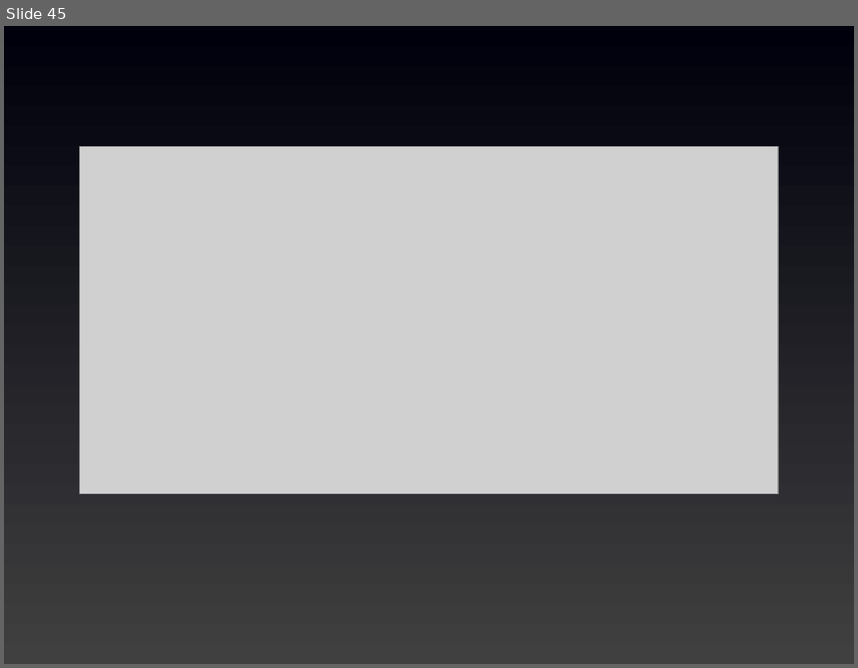
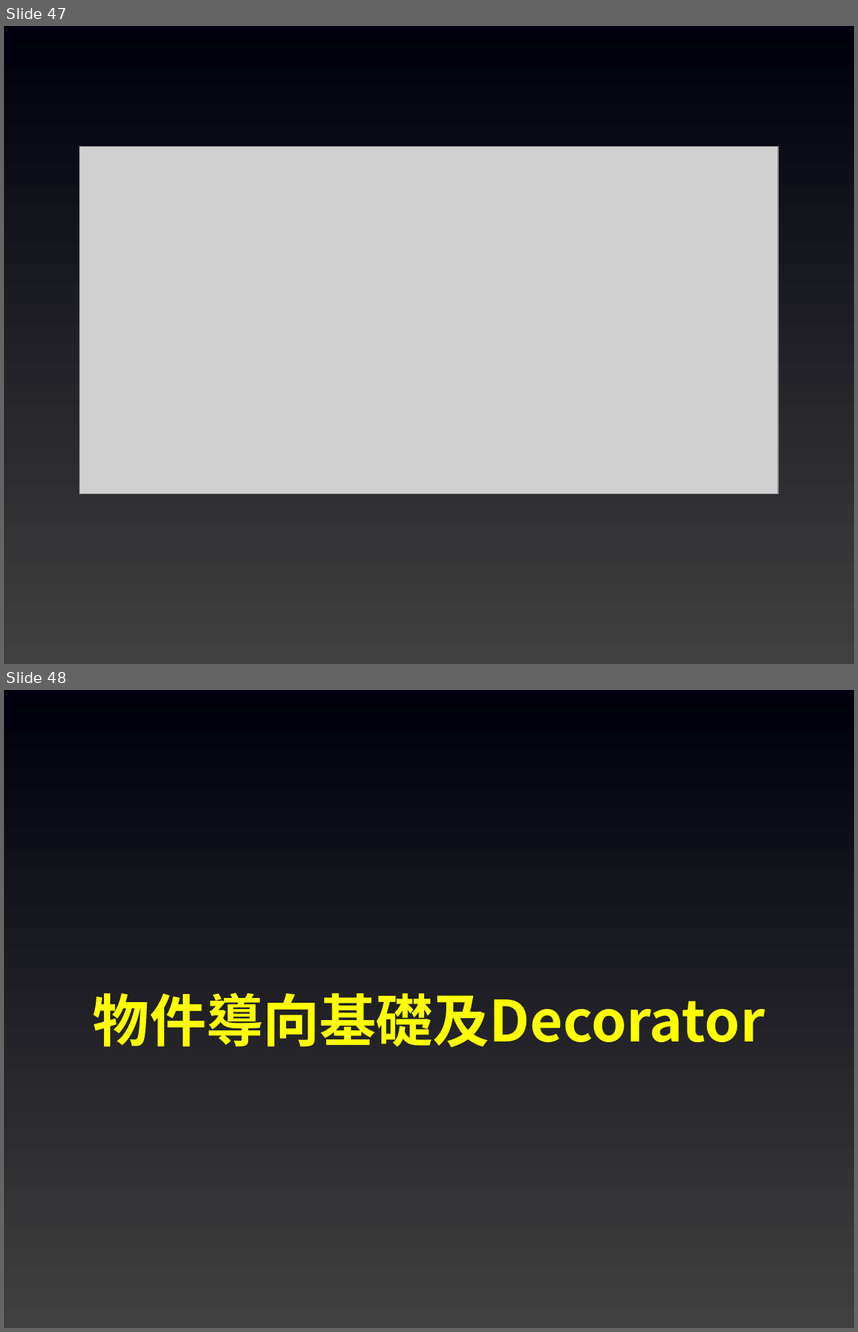
Before and after one commit to joshhu/sculinebot2024, a slide deck: Slides/05. 基礎觀念及知識.pptx. Shown one above the other, each under a label of ours: slide 45 before the commit, slides 47 and 48 after it. The pictures are 858x668 and 858x1332 pixels, drawn with LibreOffice and Linux fonts; fonts in the diff are those of the drawing; grey boxes stand for pictures. Boxes give left, top, right and bottom in pixels: in the first picture for what was removed or moved away, otherwise in the second. Text is boxed around its words. In the diff, an @@ line names an element or a change of style, - is before the commit and + after.

```diff
--- a/Slides/05. 基礎觀念及知識.pptx
+++ b/Slides/05. 基礎觀念及知識.pptx
@@ slide 48 added at [4, 690, 854, 1328], background gradient #404040 to #00000C @@
@@ text added at [93, 992, 765, 1047], 48 pt, text #FFFF00, bold @@
+物件導向基礎及Decorator
@@ what was slide 45 is now slide 47 @@
```
Also in this commit, not shown: 7 slides changed, 4 other slides added, 6 other files.
